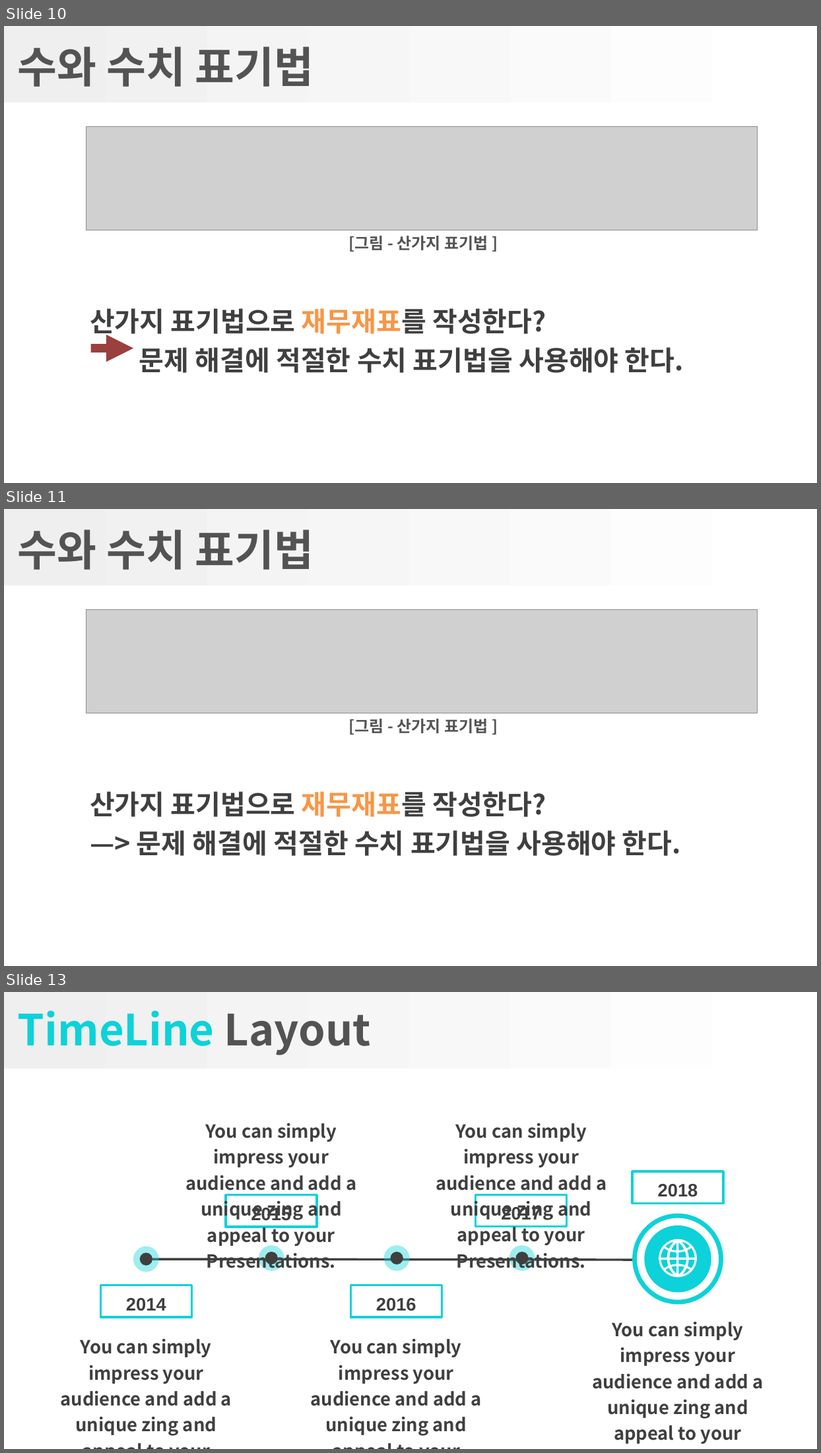
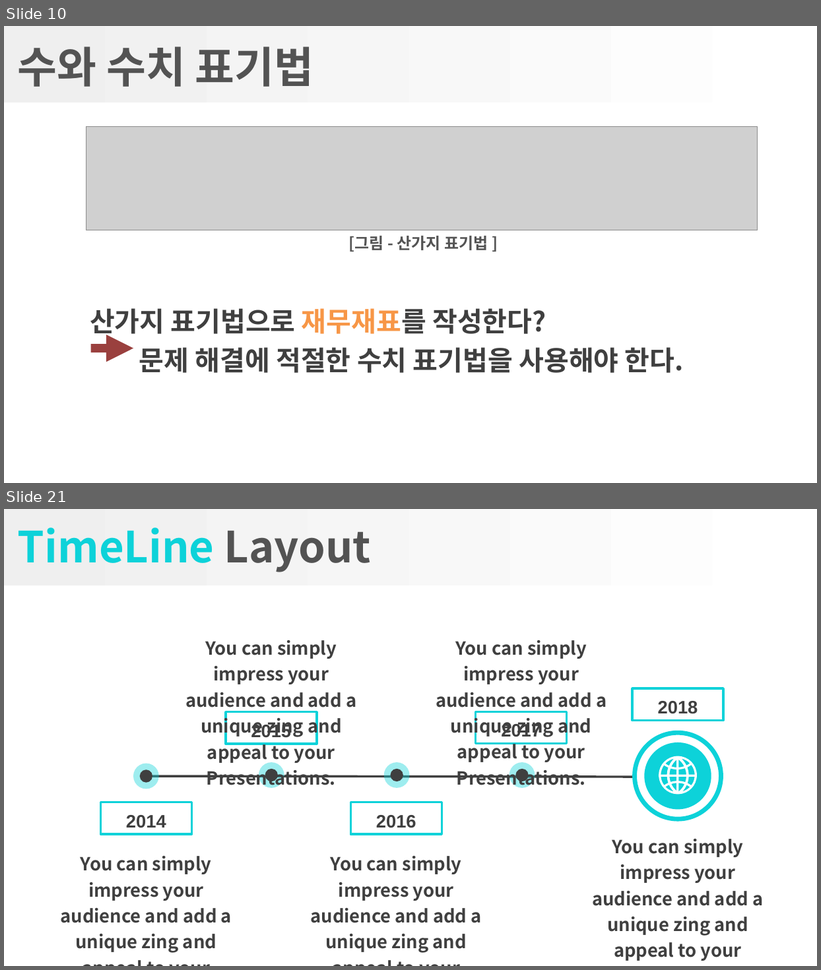
Before and after one commit to gatherKnowledge/Presentation, a slide deck: GreatCode/1-2장_수치표기법 복사본.pptx. Shown one above the other, each under a label of ours: slides 10, 11 and 13 before the commit, slides 10 and 21 after it; the slides between them are not shown. The pictures are 821x1453 and 821x970 pixels, drawn with LibreOffice and Linux fonts; fonts in the diff are those of the drawing; grey boxes stand for pictures; background and template pictures are left out. Boxes give left, top, right and bottom in pixels: in the first picture for what was removed or moved away, otherwise in the second. Text is boxed around its words. In the diff, an @@ line names an element or a change of style, - is before the commit and + after.

```diff
--- a/GreatCode/1-2장_수치표기법 복사본.pptx
+++ b/GreatCode/1-2장_수치표기법 복사본.pptx
@@ slide 11 removed at (x1=4, y1=509, x2=817, y2=966), background #FFFFFF; not listed: 1 template element that a slide beside it also shows @@
@@ title removed at (x1=18, y1=529, x2=314, y2=570) @@
-수와 수치 표기법
@@ picture removed at (x1=86, y1=610, x2=758, y2=714) @@
@@ text removed at (x1=349, y1=719, x2=488, y2=735) @@
-[그림 - 산가지 표기법 ]
@@ text removed at (x1=90, y1=791, x2=681, y2=856) @@
-산가지 표기법으로 재무재표를 작성한다?
-—> 문제 해결에 적절한 수치 표기법을 사용해야 한다.
@@ what was slide 13 is now slide 21 @@
```
Also in this commit, not shown: 11 slides changed, 9 slides added, 1 other file.
